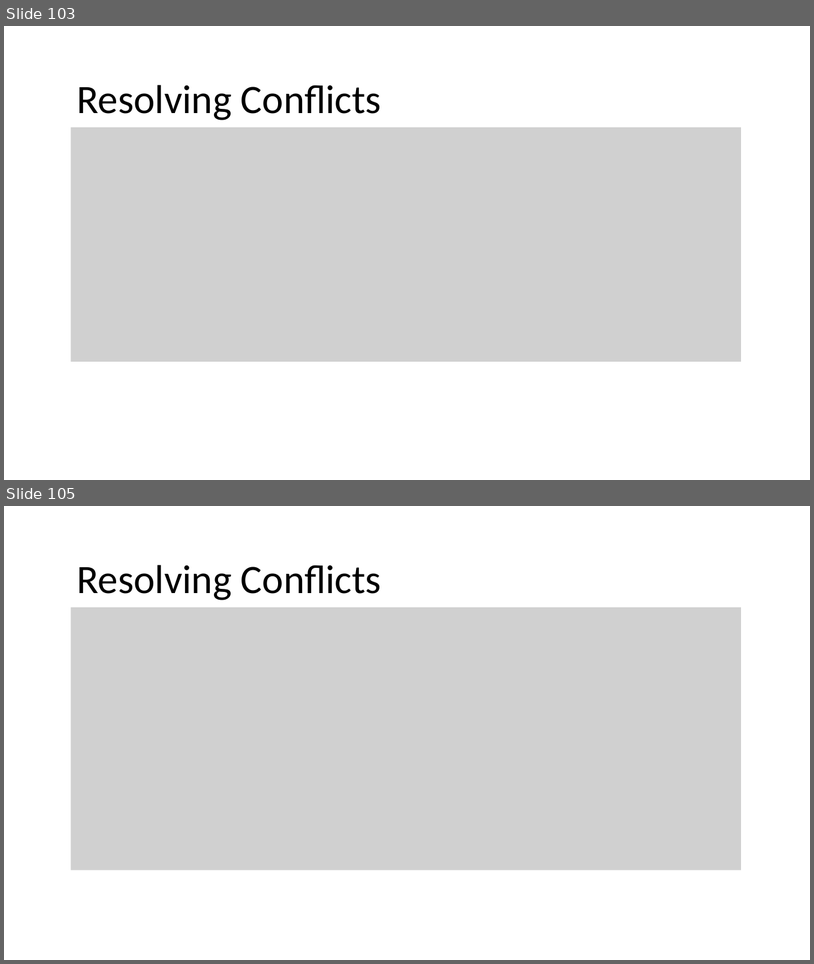
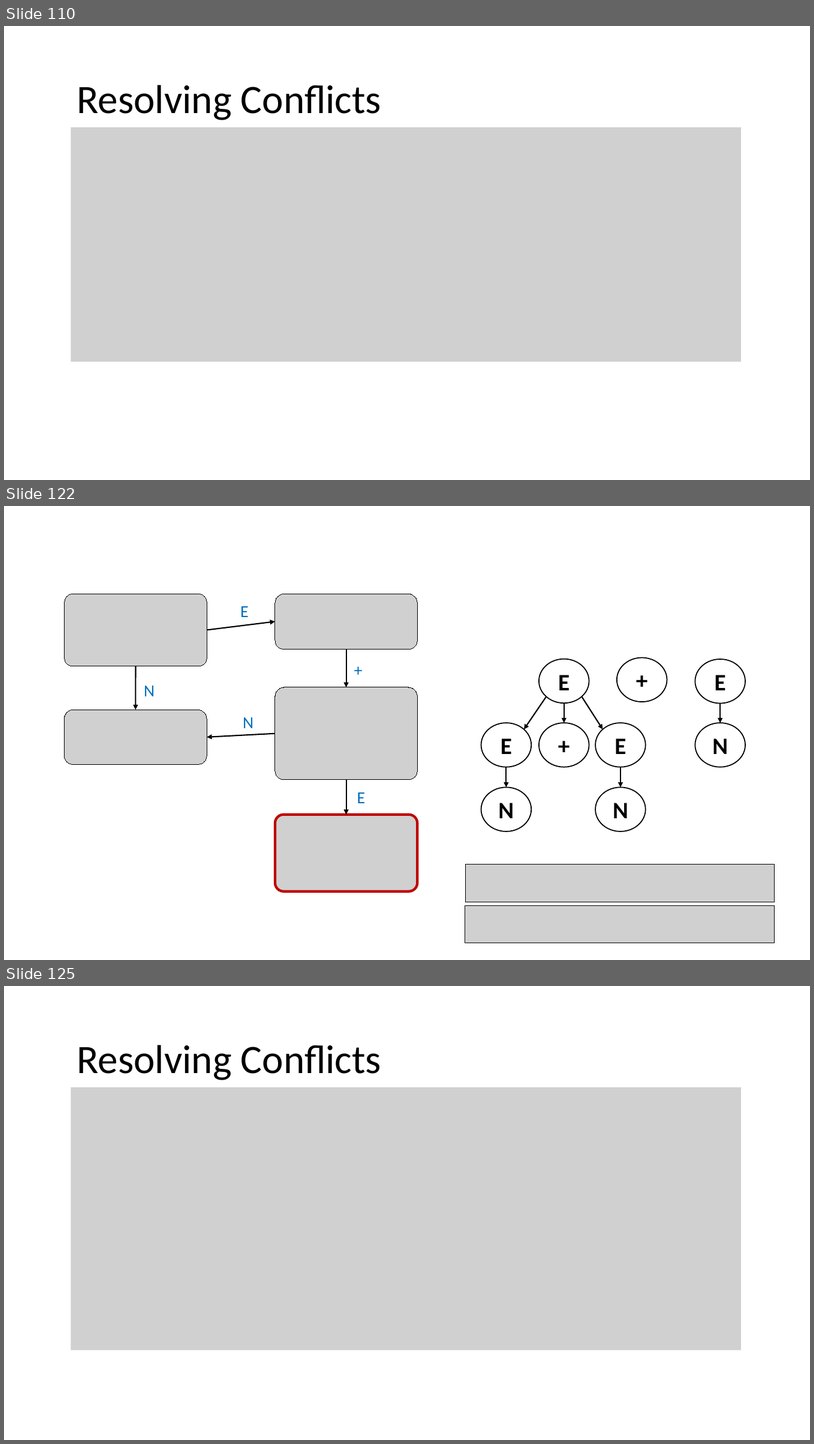
Before and after one commit to nivshani/compilation, a slide deck: slides/bottom_up_parsing.pptx. Shown one above the other, each under a label of ours: slides 103 and 105 before the commit, slides 110, 122 and 125 after it; the slides between them are not shown. The pictures are 814x964 and 814x1444 pixels, drawn with LibreOffice and Linux fonts; fonts in the diff are those of the drawing; grey boxes stand for pictures. Boxes give left, top, right and bottom in pixels: in the first picture for what was removed or moved away, otherwise in the second. Text is boxed around its words. In the diff, an @@ line names an element or a change of style, - is before the commit and + after.

```diff
--- a/slides/bottom_up_parsing.pptx
+++ b/slides/bottom_up_parsing.pptx
@@ slide 122 added at (4,506,810,960), background #FFFFFF @@
@@ picture added at (65,594,207,666) @@
@@ picture added at (275,594,417,649) @@
@@ text added at (240,606,249,617), 20 pt, text #0070C0 @@
+E
@@ arrow added from (207, 630) to (275, 622), #000000 1.5 pt @@
@@ arrow added from (347, 649) to (347, 687), #000000 1.5 pt @@
@@ arrow added from (136, 666) to (136, 709), #000000 1.5 pt @@
@@ text added at (348,657,379,683), 20 pt, text #0070C0 @@
++
@@ ellipse added at (539,659,590,703), outline #000000 1.25 pt, 28 pt, text #000000, bold @@
+E
@@ ellipse added at (617,658,668,702), outline #000000 1.25 pt, 28 pt, text #000000, bold @@
++
@@ ellipse added at (695,659,746,703), outline #000000 1.25 pt, 28 pt, text #000000, bold @@
+E
@@ text added at (144,685,155,696), 20 pt, text #0070C0 @@
+N
@@ picture added at (275,687,417,780) @@
@@ arrow added from (546, 697) to (524, 729), #000000 1.5 pt @@
@@ arrow added from (564, 703) to (564, 723), #000000 1.5 pt @@
@@ arrow added from (582, 697) to (603, 729), #000000 1.5 pt @@
@@ arrow added from (721, 703) to (721, 723), #000000 1.5 pt @@
@@ picture added at (65,709,207,765) @@
@@ text added at (243,717,254,728), 20 pt, text #0070C0 @@
+N
@@ arrow added from (275, 733) to (207, 737), #000000 1.5 pt @@
@@ ellipse added at (482,723,531,767), outline #000000 1.25 pt, 28 pt, text #000000, bold @@
+E
@@ ellipse added at (539,723,590,767), outline #000000 1.25 pt, 28 pt, text #000000, bold @@
++
@@ ellipse added at (596,723,646,767), outline #000000 1.25 pt, 28 pt, text #000000, bold @@
+E
@@ ellipse added at (695,723,746,767), outline #000000 1.25 pt, 28 pt, text #000000, bold @@
+N
@@ arrow added from (507, 767) to (507, 787), #000000 1.5 pt @@
@@ arrow added from (621, 767) to (621, 787), #000000 1.5 pt @@
@@ arrow added from (347, 780) to (347, 814), #000000 1.5 pt @@
@@ text added at (357,792,366,803), 20 pt, text #0070C0 @@
+E
@@ ellipse added at (482,787,531,831), outline #000000 1.25 pt, 28 pt, text #000000, bold @@
+N
@@ ellipse added at (596,787,646,831), outline #000000 1.25 pt, 28 pt, text #000000, bold @@
+N
@@ picture added at (275,814,417,891) @@
@@ picture added at (465,864,775,901) @@
@@ picture added at (465,905,775,943) @@
@@ what was slide 103 is now slide 110 @@
@@ what was slide 105 is now slide 125 @@
```
Also in this commit, not shown: 3 slides changed, 19 other slides added, 1 other file.
